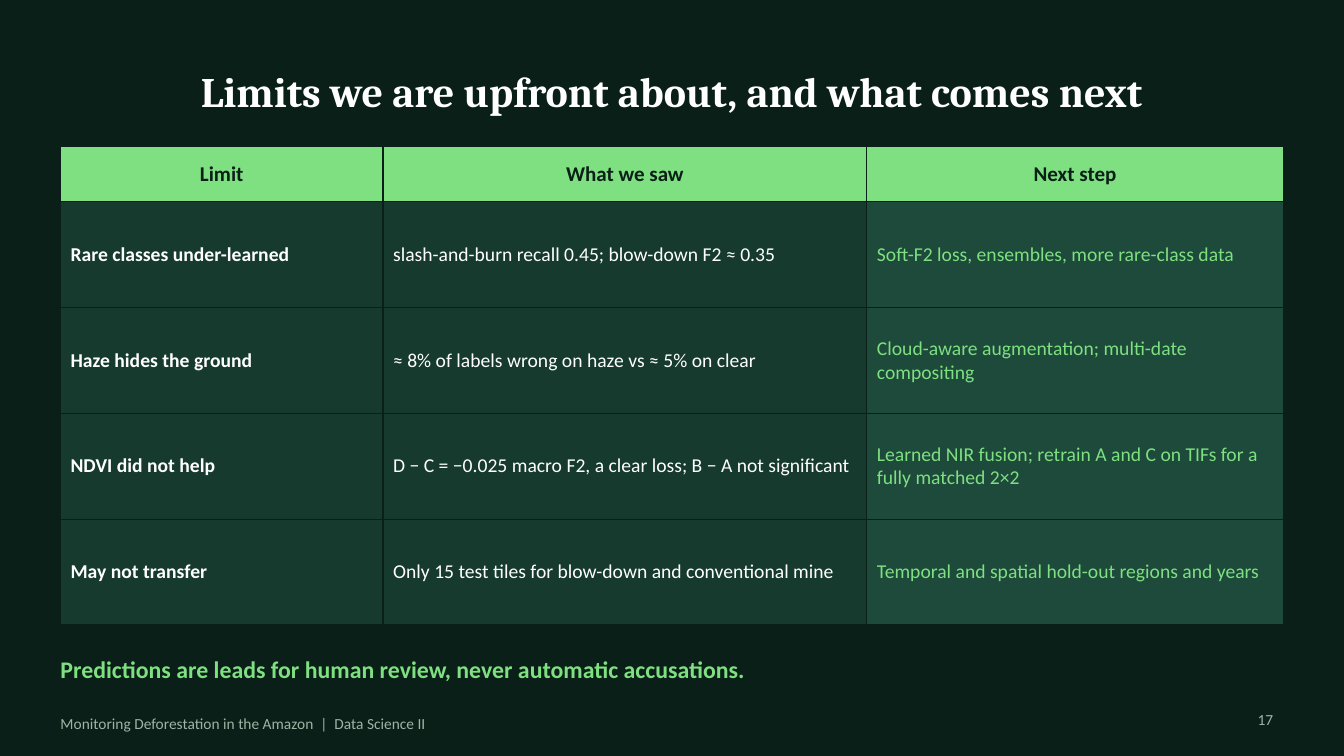
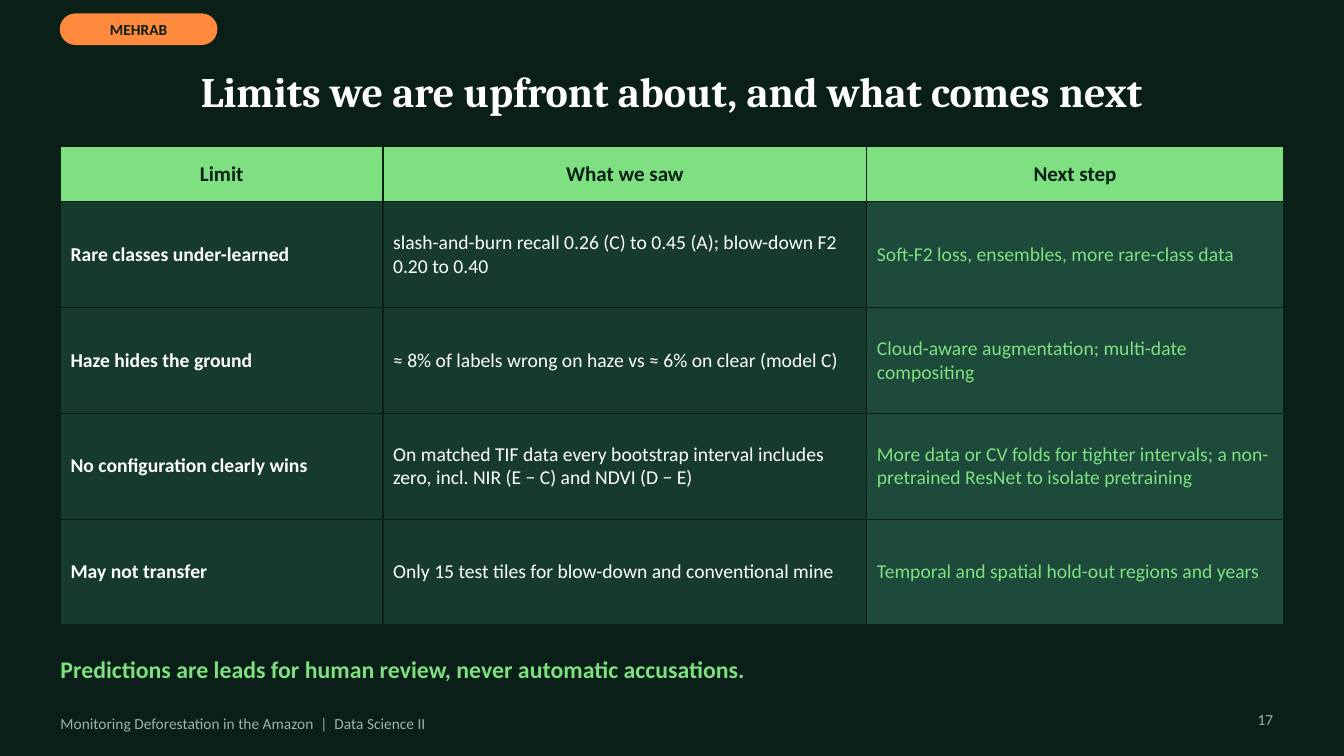
Before and after one commit to MehrabAzan/Amazon-Deforestation, a slide deck: slide 17 of Amazon_Deforestation_DeepLearning.pptx. Drawn at 1344x756 pixels with LibreOffice and Linux fonts; fonts in the diff are those of the drawing. Boxes give left, top, right and bottom in pixels: in the first picture for what was removed or moved away, otherwise in the second. Text is boxed around its words. In the diff, an @@ line names an element or a change of style, - is before the commit and + after.

```diff
--- a/Amazon_Deforestation_DeepLearning.pptx
+++ b/Amazon_Deforestation_DeepLearning.pptx
@@ rounded rectangle added at <box>60,14,217,44</box>, fill #FF8A3D, outline #FF8A3D 1 pt @@
@@ text added at <box>110,25,167,35</box>, 11 pt, text #0A1F17, bold @@
+MEHRAB
@@ table at <box>60,146,1284,586</box> @@
-row 2, column 2: slash-and-burn recall 0.45; blow-down F2 ≈ 0.35
+row 2, column 2: slash-and-burn recall 0.26 (C) to 0.45 (A); blow-down F2 0.20 to 0.40
-row 3, column 2: ≈ 8% of labels wrong on haze vs ≈ 5% on clear
+row 3, column 2: ≈ 8% of labels wrong on haze vs ≈ 6% on clear (model C)
-row 4: NDVI did not help | D − C = −0.025 macro F2, a clear loss; B − A not significant | Learned NIR fusion; retrain A and C on TIFs for a fully matched 2×2
+row 4: No configuration clearly wins | On matched TIF data every bootstrap interval includes zero, incl. NIR (E − C) and NDVI (D − E) | More data or CV folds for tighter intervals; a non-pretrained ResNet to isolate pretraining
```
Also in this commit, not shown: 23 other slides changed, 1 slide added, 1 slide removed.
